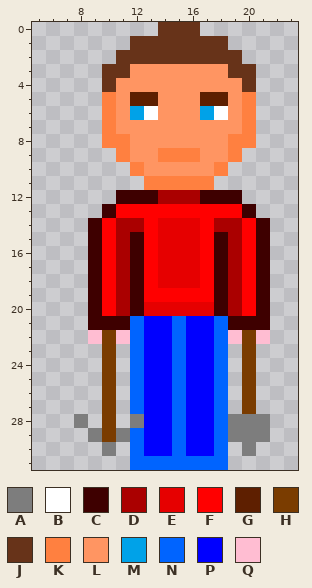
Two states of a pixel-art sprite, assets/worker.png. The picture above is the old version.
The file is 32x32 pixels. Shown: x 5..23, y 0..31.
Palette (. is transparent): A #7d7d7d  B #ffffff  C #3e0000  D #aa0000  E #e60000  F #ff0000  G #5e1f00  H #7a3c00  J #673319  K #ff8040  L #ff9562  M #00a2e8  N #0064ff  P #0000ff  Q #ffbdd2
Now the later version:
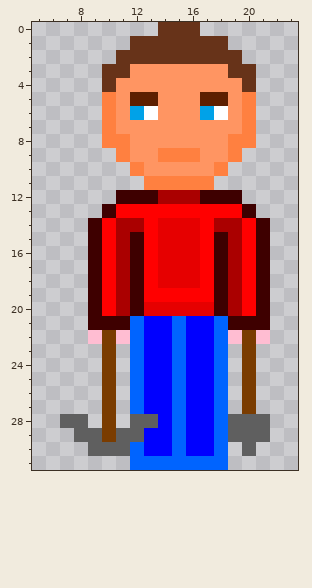
Change:
@@ palette @@
-A #7d7d7d
+A #5f5f5f
@@ x 5..15 @@
 27 .....H.NPPN
-28 ...A.H.APPN
-29 ....AHANPPN
-30 .....A.NPPN
+28 ..AA.H.AAPN
+29 ...AAHAAPPN
+30 ....AAANPPN
 31 .......NNNN
Where, in picture pixels (left, top, right, bottom), the same in both pictures:
changed: (60, 414, 158, 456)
changed: (228, 414, 270, 456)
